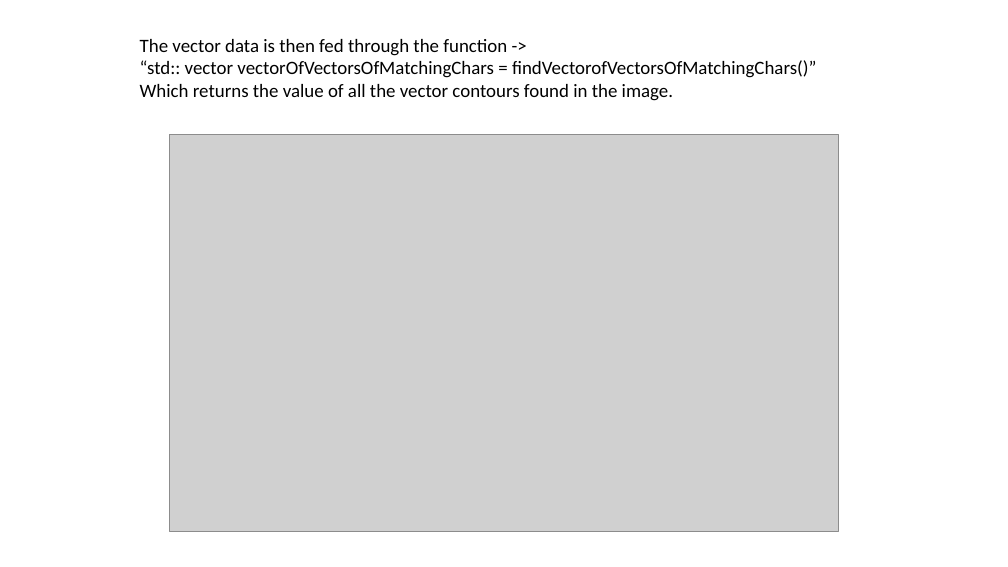
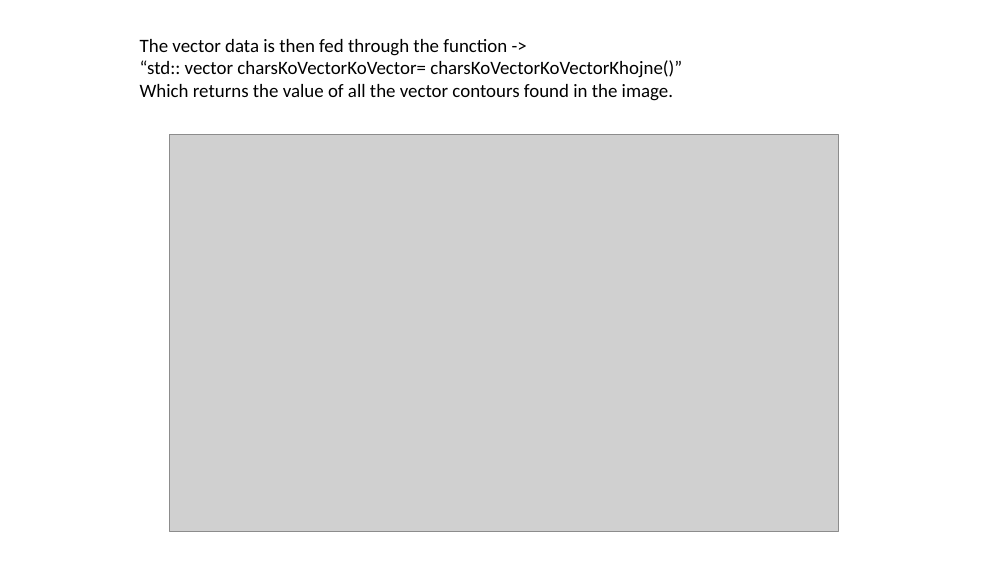
Before and after one commit to Raag-ops/LicensePlate, a slide deck: slide 5 of Documentations/Guide.pptx. Drawn at 1008x567 pixels with LibreOffice and Linux fonts; fonts in the diff are those of the drawing; grey boxes stand for pictures. Boxes give left, top, right and bottom in pixels: in the first picture for what was removed or moved away, otherwise in the second. Text is boxed around its words. In the diff, an @@ line names an element or a change of style, - is before the commit and + after.

Commit message:
Typo

```diff
--- a/Documentations/Guide.pptx
+++ b/Documentations/Guide.pptx
@@ text at (x1=140, y1=60, x2=682, y2=78): text changed @@
-“std:: vector vectorOfVectorsOfMatchingChars = findVectorofVectorsOfMatchingChars()”
+“std:: vector charsKoVectorKoVector= charsKoVectorKoVectorKhojne()”
```
Also in this commit, not shown: 5 other slides changed.
